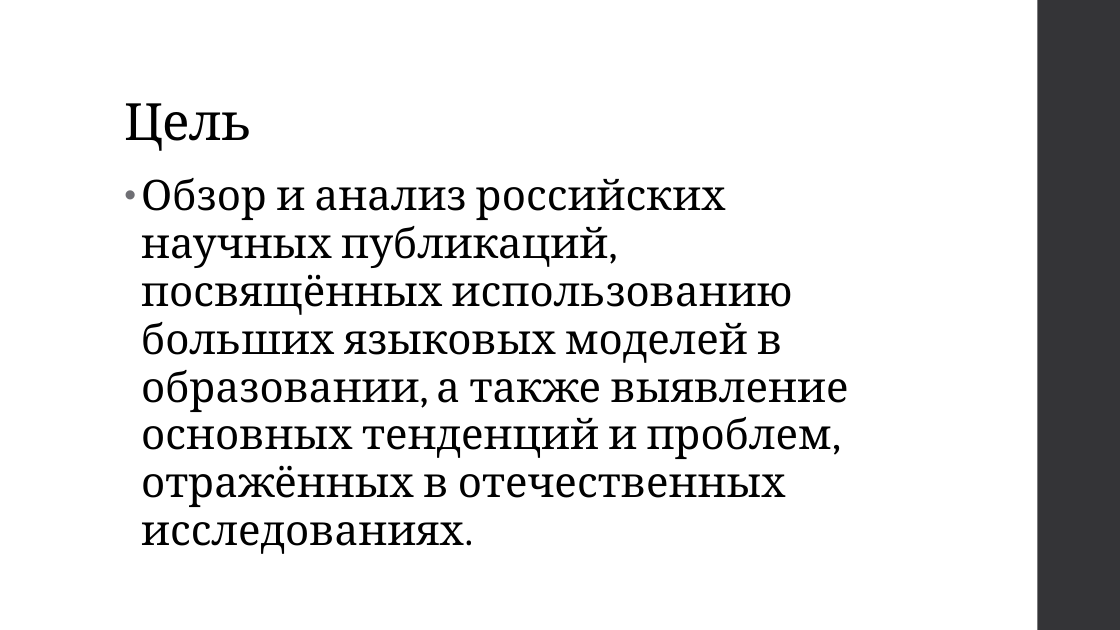
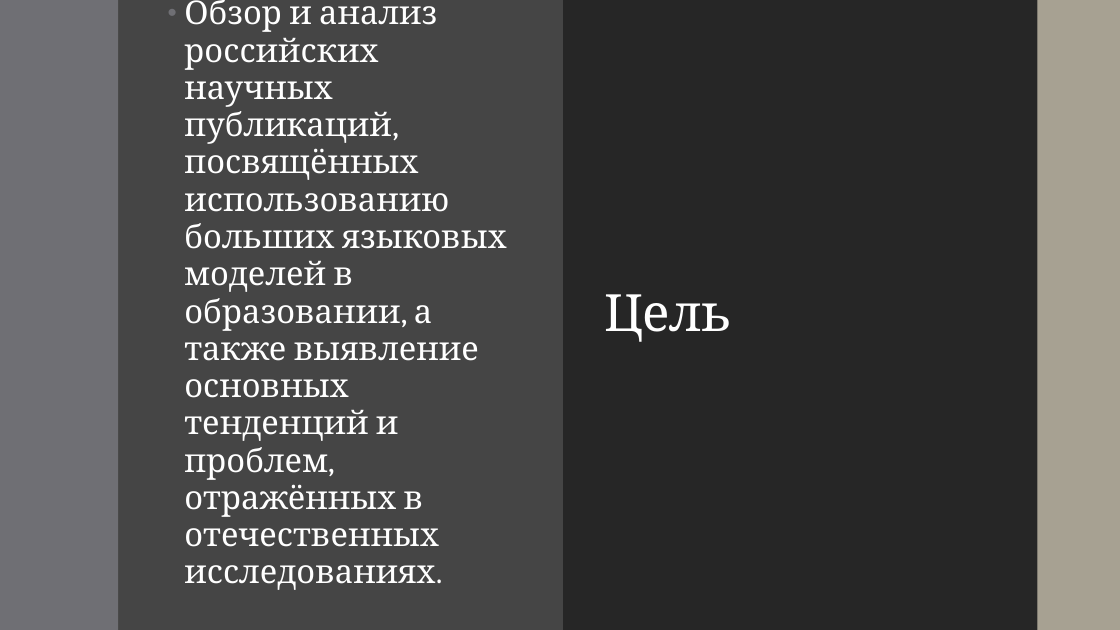
Before and after one commit to AknasMacefg/ITiABD, a slide deck: slide 3 of Курс 3/УНС/ИД23-1_Маслов_АН_УНС.pptx. Drawn at 1120x630 pixels with LibreOffice and Linux fonts; fonts in the diff are those of the drawing. Boxes give left, top, right and bottom in pixels: in the first picture for what was removed or moved away, otherwise in the second. Text is boxed around its words. In the diff, an @@ line names an element or a change of style, - is before the commit and + after.

```diff
--- a/Курс 3/УНС/ИД23-1_Маслов_АН_УНС.pptx
+++ b/Курс 3/УНС/ИД23-1_Маслов_АН_УНС.pptx
@@ background #FFFFFF to #454545 @@
@@ rectangle added at bbox=[0, 0, 118, 630], fill #6F6F74 @@
@@ text "Обзор и анализ российских научных ...": place and size @@
-text "Обзор и анализ российских научных ..." at bbox=[141, 178, 849, 554]
+text "Обзор и анализ российских научных ..." at bbox=[184, 0, 507, 590]
@@ text "Обзор и анализ российских научных ..." at bbox=[184, 0, 507, 590]: size 36 to 28 pt, text colour #000000 to #FFFFFF; vertical alignment top to middle @@
@@ rectangle added at bbox=[563, 0, 1038, 630], fill #262626 @@
@@ rectangle removed at bbox=[1038, 0, 1120, 630] @@
@@ rectangle added at bbox=[1038, 0, 1120, 630], fill #A7A192 @@
@@ title "Цель": place and size @@
-title "Цель" at bbox=[124, 103, 252, 151]
+title "Цель" at bbox=[604, 294, 732, 342]
@@ title "Цель" at bbox=[604, 294, 732, 342]: text colour #000000 to #FFFFFF; vertical alignment bottom to middle @@
```
Also in this commit, not shown: 6 other slides changed.
